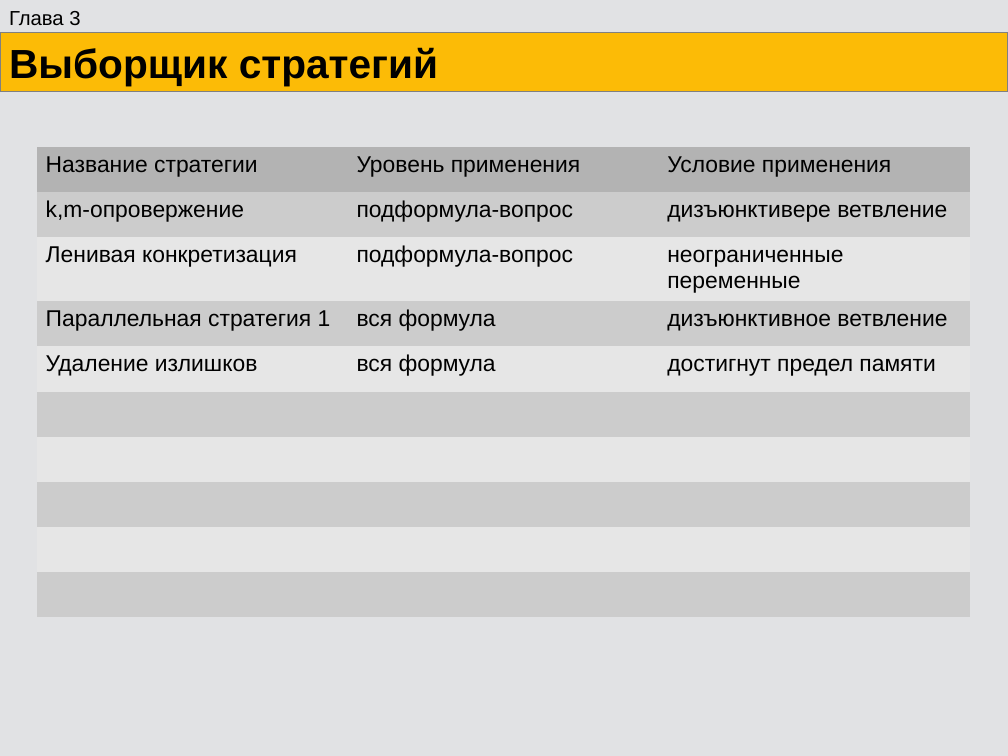
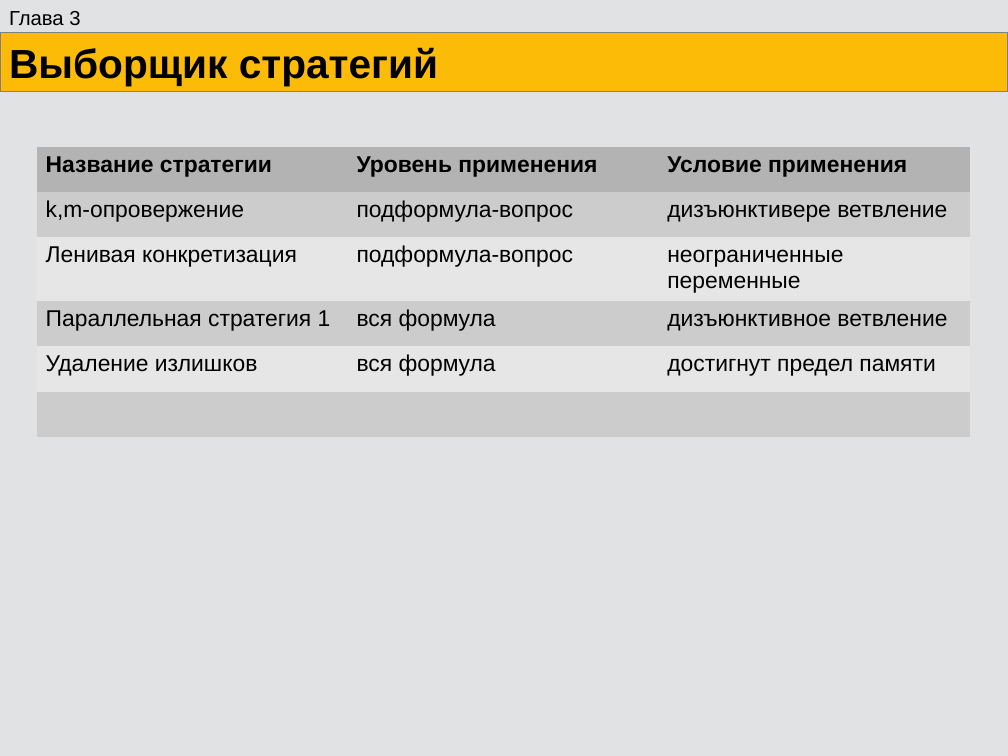
Before and after one commit to eugeneai/prisnif, a slide deck: slide 43 of brick/pres/pacman.odp. Drawn at 1008x756 pixels with LibreOffice and Linux fonts; fonts in the diff are those of the drawing. Boxes give left, top, right and bottom in pixels: in the first picture for what was removed or moved away, otherwise in the second. Text is boxed around its words. In the diff, an @@ line names an element or a change of style, - is before the commit and + after.

```diff
--- a/brick/pres/pacman.odp
+++ b/brick/pres/pacman.odp
@@ table at (x1=37, y1=147, x2=970, y2=434) @@
-row 7:  |  | 
-row 8:  |  | 
-row 9:  |  | 
-row 10:  |  | 
```
Also in this commit, not shown: 6 other slides changed.
